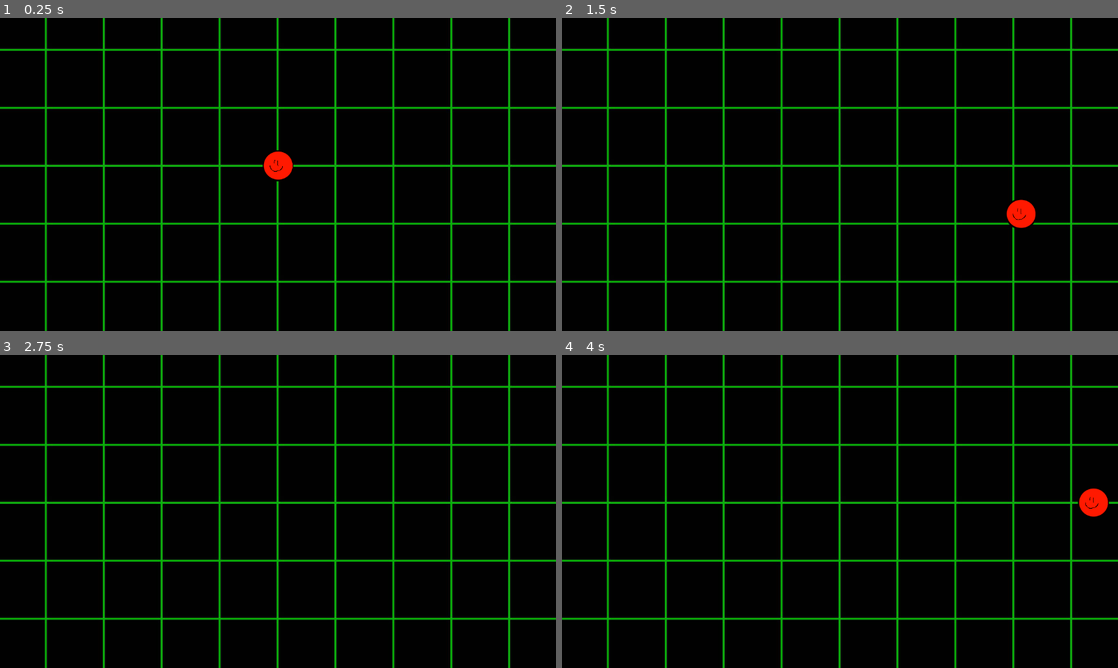
Above: before the commit, frames 1-4 (two rows, left to right).
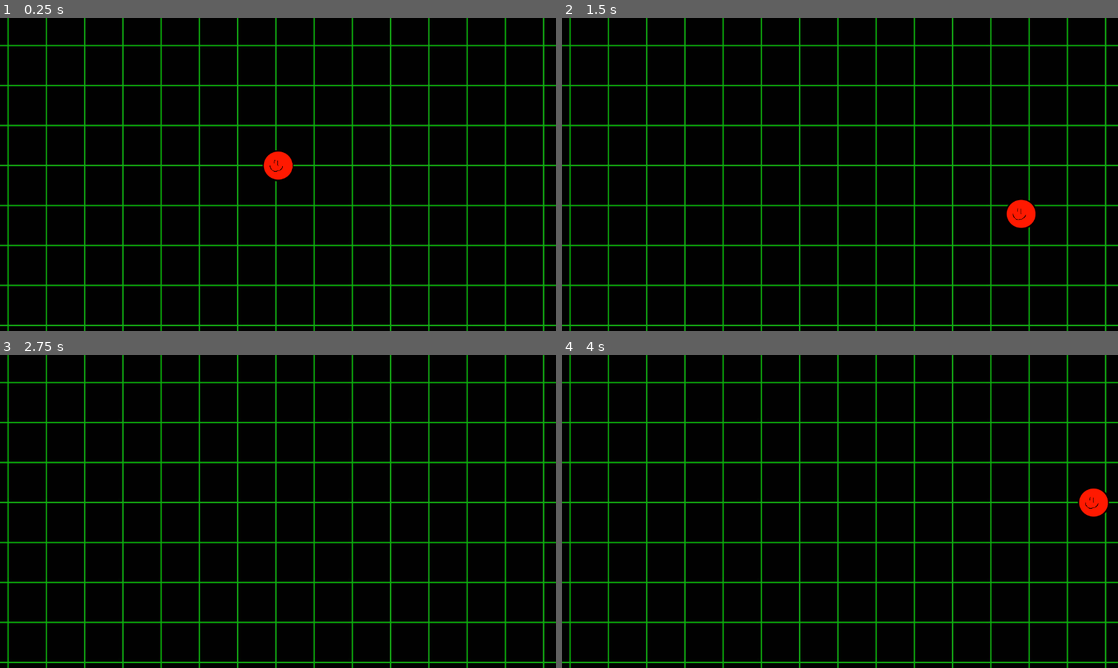
Above: after the commit, the same moments.

Repository: Beemp3-dev/top-down-game
Game: Godot game, scene res://Game.tscn
Same seed, same stepped clock (60 frames per second), same inputs: the game is played once before the commit and once after it. The project has no main scene, so this scene is started directly.
Inputs:
- Up to frame 1 (0.25 s): no input
- Up to frame 2 (1.5 s): tap Enter at 0.5 s; hold Right (ui_right) 0.53-1.28 s; hold Down (ui_down) from 1.28 s (still down)
- Up to frame 3 (2.75 s): release Down (ui_down) at 2.03 s; hold Right (ui_right) from 2.03 s (still down)
- Up to frame 4 (4 s): tap Space at 2.75 s; release Right (ui_right) at 2.78 s; hold Up (ui_up) 2.78-3.53 s; tap Enter at 3.5 s; hold Left (ui_left) from 3.53 s (still down)

The runs differ from the first frame. In frame 1, 15% of the frame differs, in the area x 0-100%, y 0-100%; in frame 2, 14%; in frame 3, 15%; in frame 4, 15%.

Commit message:
Update Game.tscn

Diff:
--- a/Game.tscn
+++ b/Game.tscn
@@ -12,6 +12,7 @@
 
 [node name="background" type="Sprite2D" parent="."]
 position = Vector2(-3, -2)
+scale = Vector2(-0.660485, 0.689737)
 texture = ExtResource("1_u44n3")
 
 [node name="Player" type="CharacterBody2D" parent="."]
